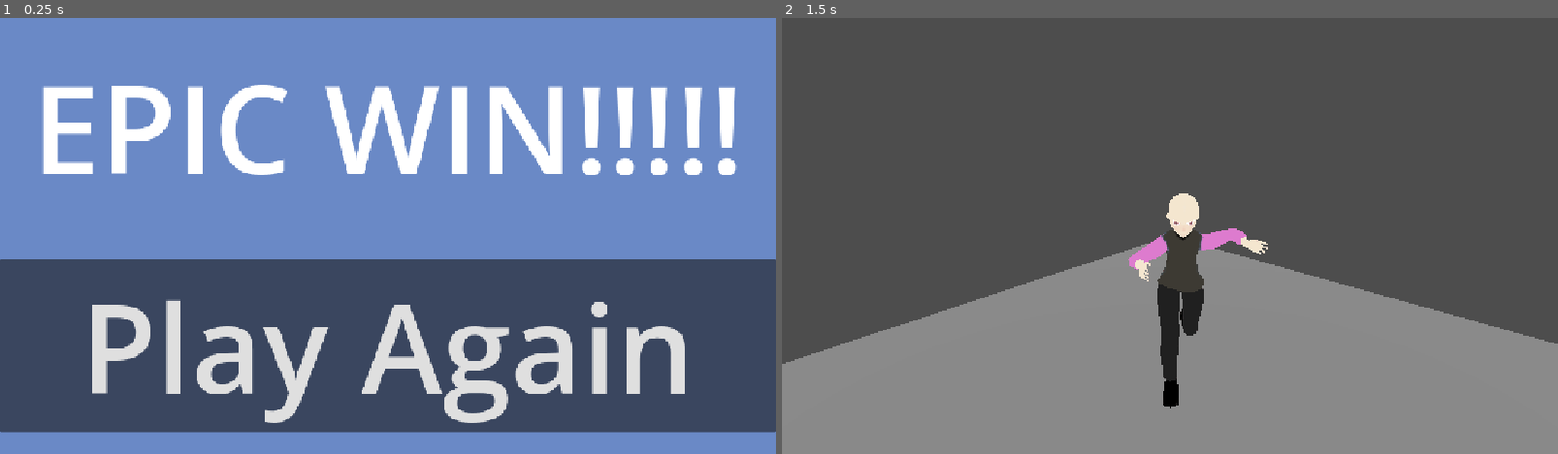
Above: before the commit, frames 1-2 (left to right).
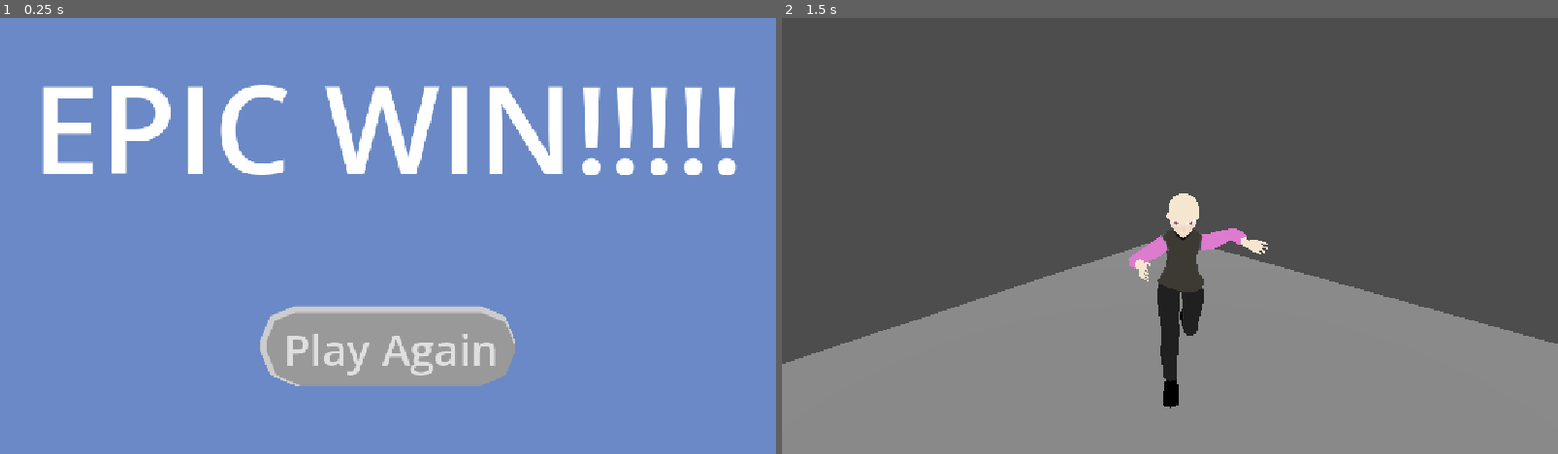
Above: after the commit, the same moments.

Repository: geekazodium/FALL-RGDC-GAME-JAM-2026
Game: Godot game, scene res://scenes/WinScreen.tscn
Same seed, same stepped clock (60 frames per second), same inputs: the game is played once before the commit and once after it. This scene is started directly instead of the project's main scene.
Inputs:
- Up to frame 1 (0.25 s): no input
- Up to frame 2 (1.5 s): click "Play Again" at 0.5 s; tap Enter at 1.25 s; tap F (scream_1) at 1.35 s

The runs differ from the first frame. In frame 1, 39% of the frame differs, in the area x 0-100%, y 55-96%; in frame 2, nothing differs.

Commit message:
Gameover button visuals

Diff:
--- a/scenes/Game_Over.tscn
+++ b/scenes/Game_Over.tscn
@@ -1,10 +1,24 @@
 [gd_scene format=3 uid="uid://b6nb2vigpwv3e"]
 
-[ext_resource type="Script" path="res://scenes/game_over.gd" id="1_rpft6"]
-[gd_scene format=3 uid="uid://byd3q1mlikjny"]
+[ext_resource type="Script" uid="uid://cysm6y6rbmuaq" path="res://scripts/game_over.gd" id="1_rpft6"]
+[ext_resource type="PackedScene" uid="uid://b3cy6om8eylrw" path="res://scenes/Ragdoll Test.tscn" id="2_rpft6"]
 
-[ext_resource type="Script" uid="uid://cysm6y6rbmuaq" path="res://scenes/game_over.gd" id="1_rpft6"]
-[ext_resource type="PackedScene" uid="uid://b3cy6om8eylrw" path="res://scenes/Ragdoll Test.tscn" id="2_rpft6"]
+[sub_resource type="StyleBoxFlat" id="StyleBoxFlat_rpft6"]
+bg_color = Color(0.77955395, 0.21250814, 0.09760811, 1)
+border_width_left = 10
+border_width_top = 10
+border_width_right = 10
+border_width_bottom = 10
+border_color = Color(0.8434782, 0.42226243, 0.8227248, 1)
+corner_radius_top_left = 25
+corner_radius_top_right = 25
+corner_radius_bottom_right = 25
+corner_radius_bottom_left = 25
+corner_detail = 2
+expand_margin_left = 25.0
+expand_margin_top = 10.0
+expand_margin_right = 25.0
+expand_margin_bottom = 10.0
 
 [node name="GameOver" type="Node3D" unique_id=332619268]
 script = ExtResource("1_rpft6")
@@ -47,8 +61,9 @@
 [node name="Retry" type="Button" parent="Control/GameOver/VBoxContainer" unique_id=1315801713]
 layout_mode = 2
 size_flags_horizontal = 4
-size_flags_vertical = 3
+size_flags_vertical = 6
 theme_override_font_sizes/font_size = 56
+theme_override_styles/normal = SubResource("StyleBoxFlat_rpft6")
 text = "Retry"
 
 [connection signal="pressed" from="Control/GameOver/VBoxContainer/Retry" to="." method="_on_retry_pressed"]
--- a/scenes/WinScreen.tscn
+++ b/scenes/WinScreen.tscn
@@ -2,6 +2,19 @@
 
 [ext_resource type="Script" uid="uid://bbn4jy6v10440" path="res://scenes/win_screen.gd" id="1_okh34"]
 [ext_resource type="PackedScene" uid="uid://b3cy6om8eylrw" path="res://scenes/Ragdoll Test.tscn" id="2_q8i45"]
+
+[sub_resource type="StyleBoxFlat" id="StyleBoxFlat_rpft6"]
+border_width_left = 10
+border_width_top = 10
+corner_radius_top_left = 50
+corner_radius_top_right = 50
+corner_radius_bottom_right = 50
+corner_radius_bottom_left = 50
+corner_detail = 2
+expand_margin_left = 25.0
+expand_margin_top = 10.0
+expand_margin_right = 25.0
+expand_margin_bottom = 10.0
 
 [node name="WinScreen" type="Node3D" unique_id=1658752009]
 script = ExtResource("1_okh34")
@@ -42,8 +55,10 @@
 
 [node name="Play Again" type="Button" parent="Control/WinScreenWindow/VBoxContainer" unique_id=1009795201]
 layout_mode = 2
+size_flags_horizontal = 4
 size_flags_vertical = 6
-theme_override_font_sizes/font_size = 183
+theme_override_font_sizes/font_size = 64
+theme_override_styles/normal = SubResource("StyleBoxFlat_rpft6")
 text = "Play Again"
 
 [connection signal="pressed" from="Control/WinScreenWindow/VBoxContainer/Play Again" to="." method="_on_play_again_pressed"]
Renamed: scenes/game_over.gd -> scripts/game_over.gd
Renamed: scenes/game_over.gd.uid -> scripts/game_over.gd.uid
